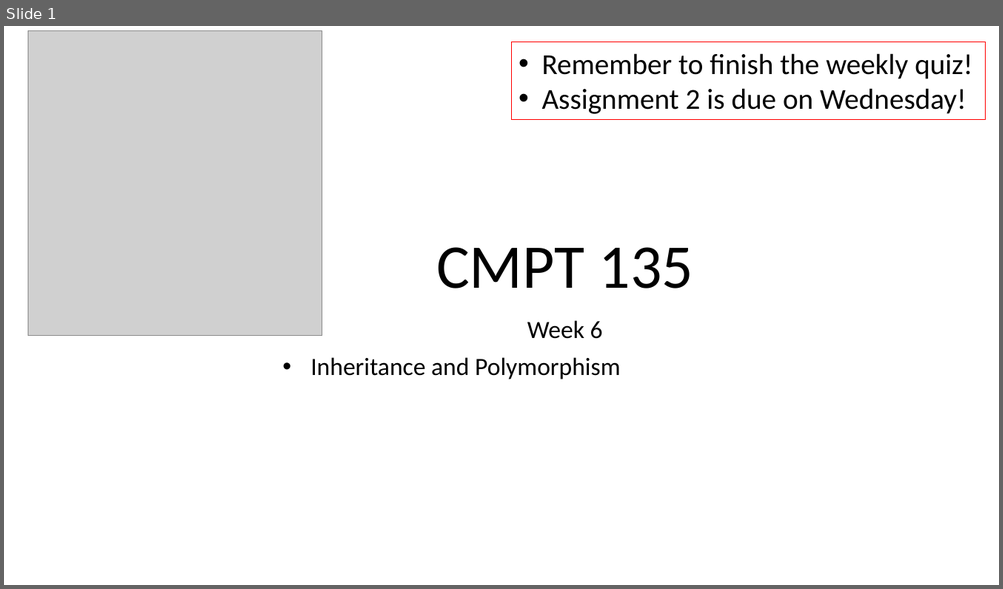
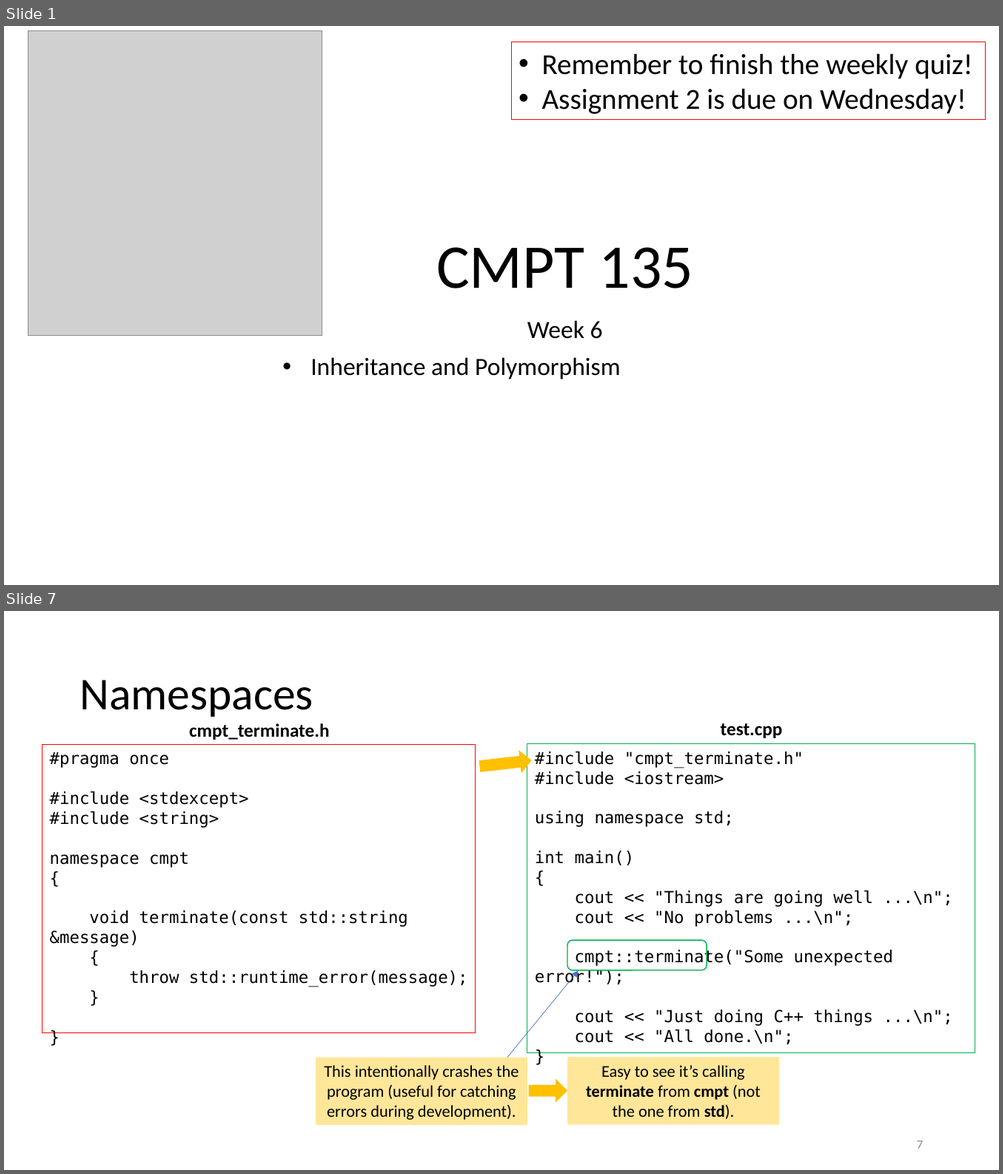
Before and after one commit to tjd1234/cmpt135spring2024, a slide deck: sample_code/week8/week8_cmpt135.pptx. Shown one above the other, each under a label of ours: slide 1 before the commit, slides 1 and 7 after it; the slides between them are not shown. The pictures are 1003x589 and 1003x1174 pixels, drawn with LibreOffice and Linux fonts; fonts in the diff are those of the drawing; grey boxes stand for pictures. Boxes give left, top, right and bottom in pixels: in the first picture for what was removed or moved away, otherwise in the second. Text is boxed around its words. In the diff, an @@ line names an element or a change of style, - is before the commit and + after.

```diff
--- a/sample_code/week8/week8_cmpt135.pptx
+++ b/sample_code/week8/week8_cmpt135.pptx
@@ slide 7 added at <box>4,611,999,1170</box>, background #FFFFFF @@
@@ title added at <box>79,680,313,717</box>, 44 pt, text #000000 @@
+Namespaces
@@ text added at <box>189,723,329,740</box>, 18 pt, text #000000, bold @@
+cmpt_terminate.h
@@ rectangle added at <box>527,743,974,1053</box>, outline #00B050 0.75 pt, 16 pt, text #000000 @@
+#include "cmpt_terminate.h"
+#include <iostream>
+using namespace std;
+int main()
+{
+cout << "Things are going well ...\n";
+cout << "No problems ...\n";
+cmpt::terminate("Some unexpected error!");
+cout << "Just doing C++ things ...\n";
+cout << "All done.\n";
+}
@@ text added at <box>720,723,782,738</box>, 18 pt, text #000000, bold @@
+test.cpp
@@ rectangle added at <box>42,744,475,1034</box>, outline #FF0000 0.75 pt, 16 pt, text #000000 @@
+#pragma once
+#include <stdexcept>
+#include <string>
+namespace cmpt
+{
+void terminate(const std::string &message)
+{
+throw std::runtime_error(message);
+}
+}
@@ right arrow added at <box>478,749,532,778</box>, fill #FFC000 @@
@@ rounded rectangle added at <box>567,941,707,971</box>, outline #00B050 1 pt @@
@@ arrow added from (507, 1058) to (578, 971), #4472C4 0.5 pt @@
@@ rectangle added at <box>316,1058,528,1126</box>, fill #FFE699, 16 pt, text #000000 @@
+This intentionally crashes the program (useful for catching errors during development).
@@ rectangle added at <box>567,1057,780,1125</box>, fill #FFE699, 16 pt, text #000000 @@
+Easy to see it’s calling terminate from cmpt (not the one from std).
@@ right arrow added at <box>529,1079,567,1102</box>, fill #FFC000 @@
@@ page number added at <box>916,1141,922,1149</box>, 12 pt, text #8C8C8C @@
+7
```
Also in this commit, not shown: 2 slides changed, 38 other slides added, 19 slides removed, 3 other files.
